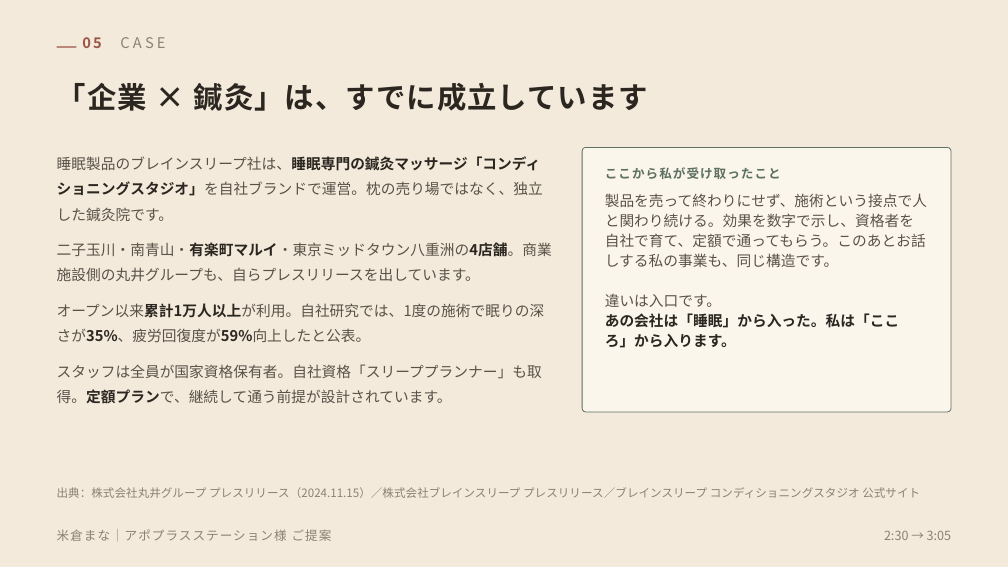
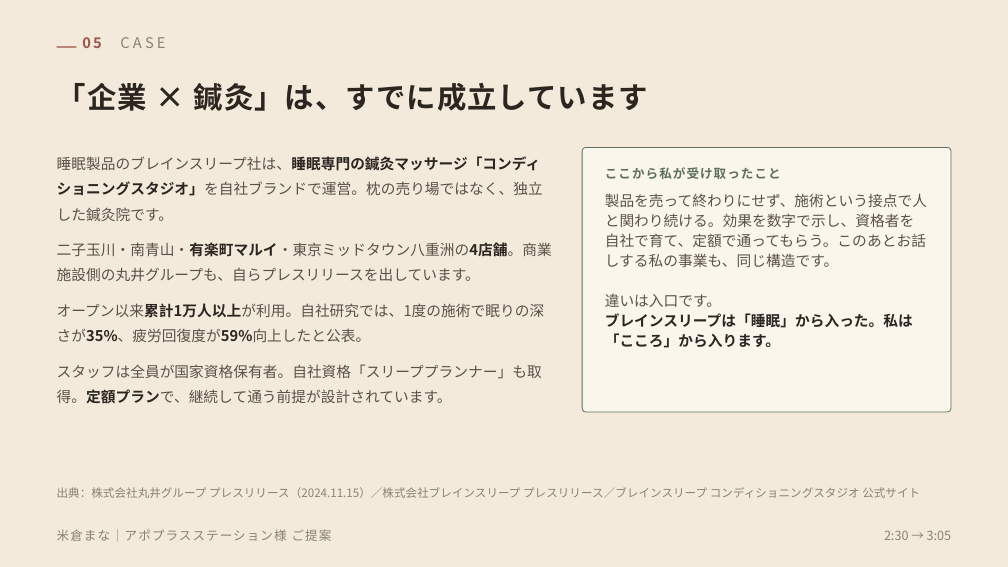
Before and after one commit to mananyon/manayonekura, a slide deck: slide 6 of proposals/米倉まな_アポプラスステーション様ご提案_導入.pptx. Drawn at 1008x567 pixels with LibreOffice and Linux fonts; fonts in the diff are those of the drawing. Boxes give left, top, right and bottom in pixels: in the first picture for what was removed or moved away, otherwise in the second. Text is boxed around its words. In the diff, an @@ line names an element or a change of style, - is before the commit and + after.

```diff
--- a/proposals/米倉まな_アポプラスステーション様ご提案_導入.pptx
+++ b/proposals/米倉まな_アポプラスステーション様ご提案_導入.pptx
@@ text at bbox=[605, 313, 913, 348]: text changed @@
-あの会社は「睡眠」から入った。私は「こころ」から入ります。
+ブレインスリープは「睡眠」から入った。私は「こころ」から入ります。
```
Also in this commit, not shown: 5 other slides changed, 4 other files.
